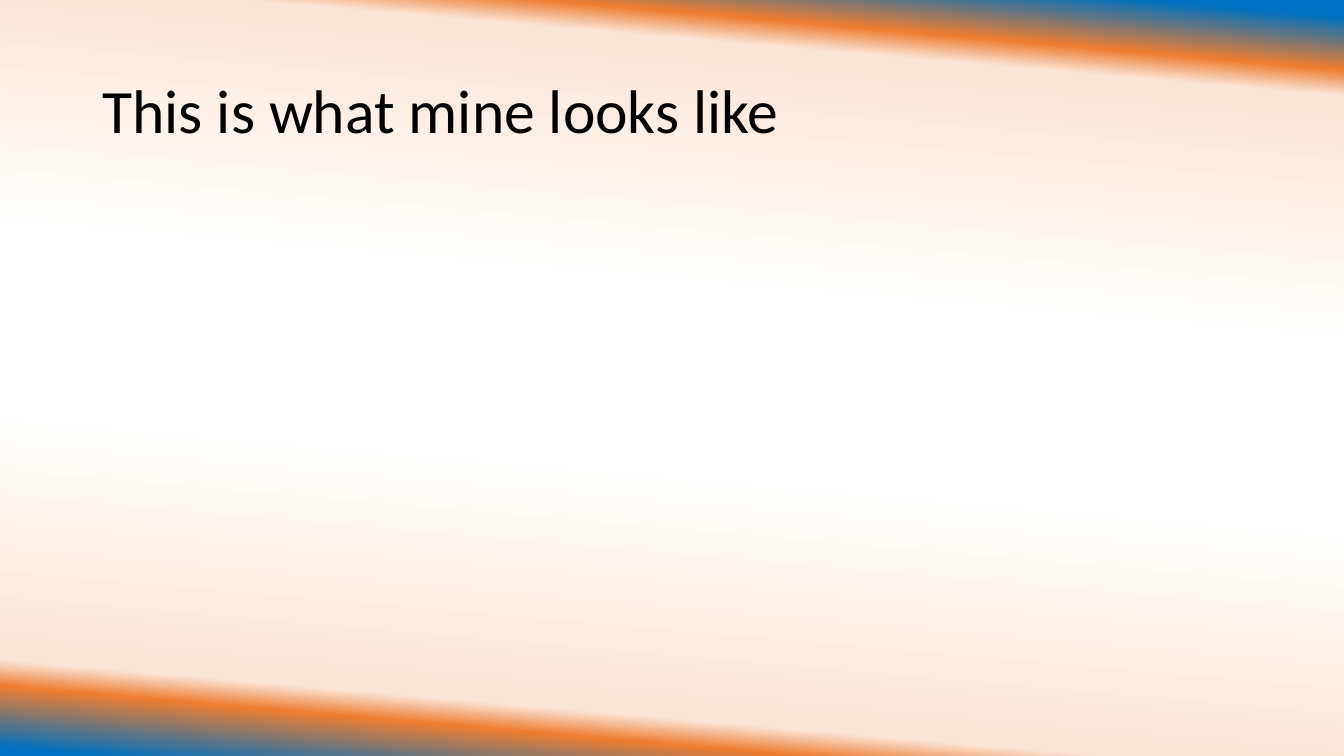
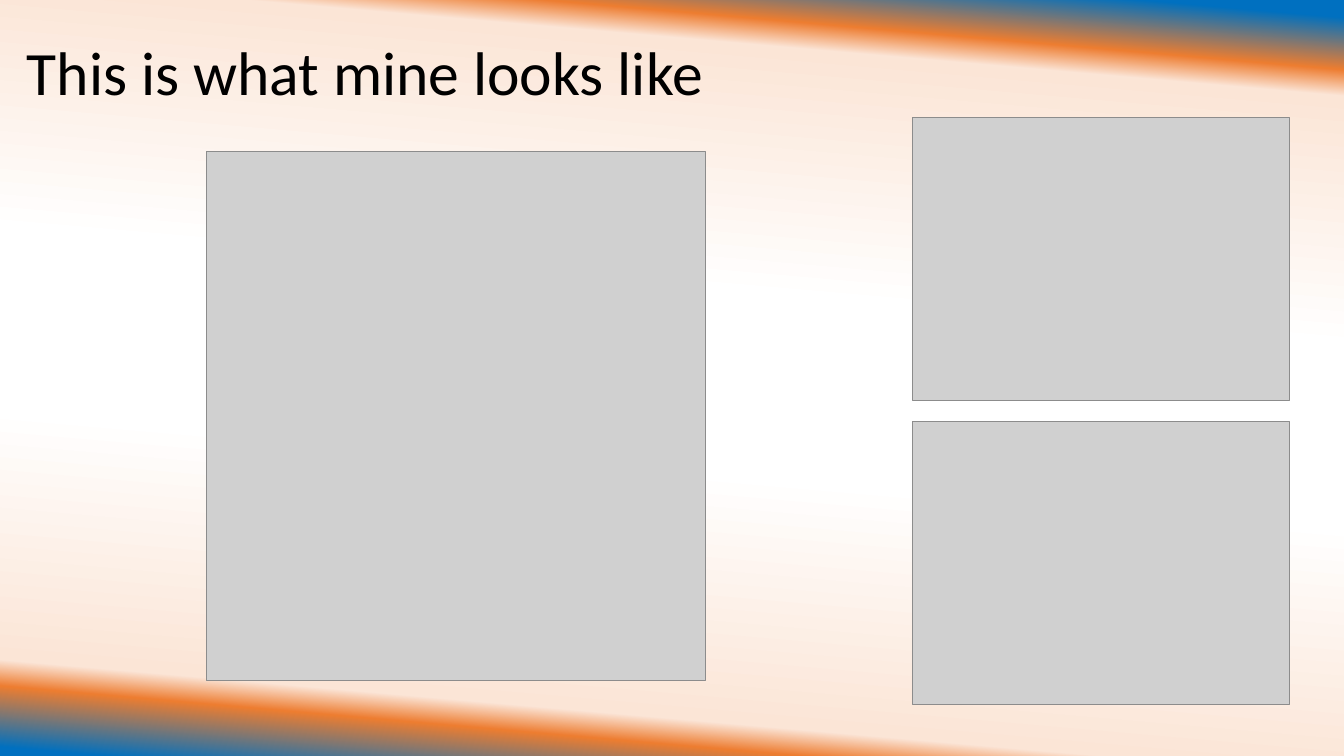
Before and after one commit to ehuemill/Intro-to-Matlab, a slide deck: slide 5 of University of Illinois REU Introduction to Matlab Day 2 with examples.pptx. Drawn at 1344x756 pixels with LibreOffice and Linux fonts; fonts in the diff are those of the drawing; grey boxes stand for pictures. Boxes give left, top, right and bottom in pixels: in the first picture for what was removed or moved away, otherwise in the second. Text is boxed around its words. In the diff, an @@ line names an element or a change of style, - is before the commit and + after.

```diff
--- a/University of Illinois REU Introduction to Matlab Day 2 with examples.pptx
+++ b/University of Illinois REU Introduction to Matlab Day 2 with examples.pptx
@@ title "This is what mine looks ...": place and size @@
-title "This is what mine looks ..." at box(102, 90, 778, 134)
+title "This is what mine looks ..." at box(27, 52, 703, 96)
@@ picture added at box(912, 117, 1290, 400) @@
@@ picture added at box(207, 151, 706, 682) @@
@@ picture added at box(912, 421, 1290, 705) @@
```
Also in this commit, not shown: 1 other slide changed.
